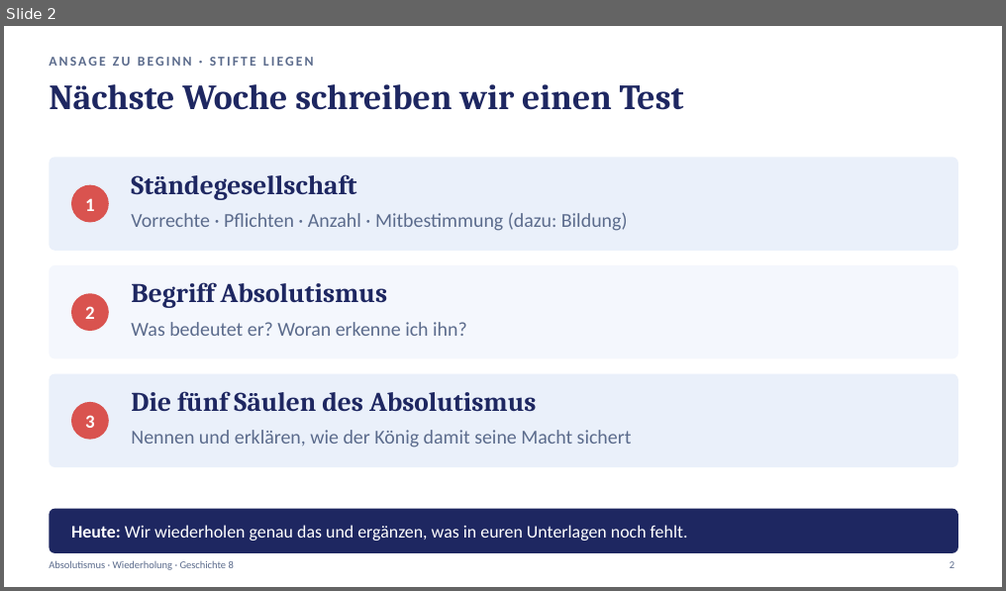
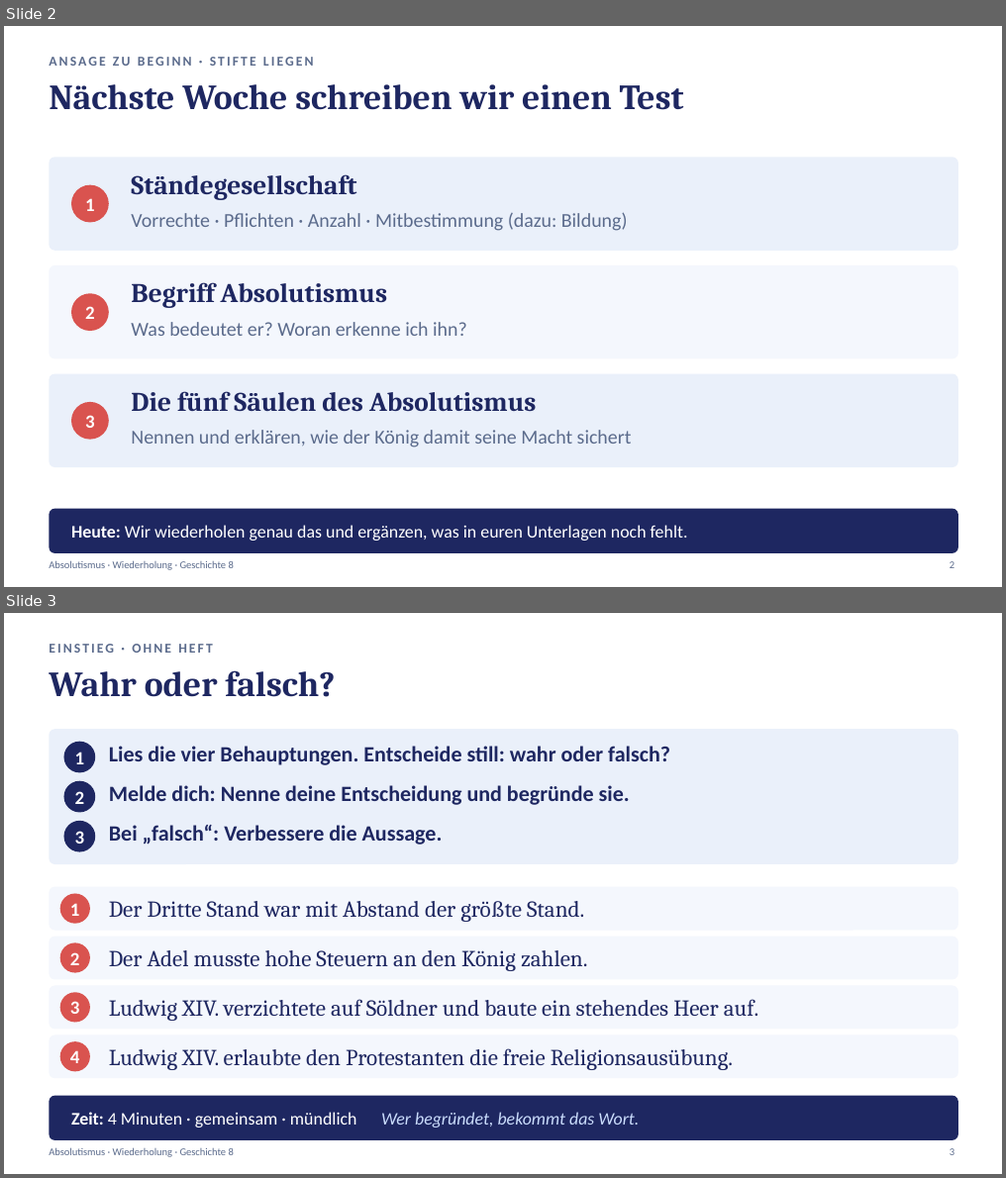
Before and after one commit to golzkonstantin-gif/Schule, a slide deck: Geschichte_8/Absolutismus_Wiederholung/Praesentation_Absolutismus_Wiederholung.pptx. Shown one above the other, each under a label of ours: slide 2 before the commit, slides 2 and 3 after it. The pictures are 1006x591 and 1006x1178 pixels, drawn with LibreOffice and Linux fonts; fonts in the diff are those of the drawing. Boxes give left, top, right and bottom in pixels: in the first picture for what was removed or moved away, otherwise in the second. Text is boxed around its words. In the diff, an @@ line names an element or a change of style, - is before the commit and + after.

```diff
--- a/Geschichte_8/Absolutismus_Wiederholung/Praesentation_Absolutismus_Wiederholung.pptx
+++ b/Geschichte_8/Absolutismus_Wiederholung/Praesentation_Absolutismus_Wiederholung.pptx
@@ slide 3 added at (x1=4, y1=613, x2=1002, y2=1174), background #FFFFFF @@
@@ text added at (x1=49, y1=644, x2=213, y2=653), 13 pt, text #5B6B8C, bold @@
+EINSTIEG · OHNE HEFT
@@ text added at (x1=49, y1=670, x2=335, y2=697), 34 pt, text #1E2761, bold @@
+Wahr oder falsch?
@@ rounded rectangle added at (x1=49, y1=729, x2=958, y2=864), fill #EAF0FA @@
@@ ellipse added at (x1=63, y1=742, x2=95, y2=773), fill #1E2761 @@
@@ text added at (x1=75, y1=752, x2=85, y2=764), 18 pt, text #FFFFFF, bold @@
+1
@@ text added at (x1=109, y1=746, x2=670, y2=765), 21 pt, text #1E2761, bold @@
+Lies die vier Behauptungen. Entscheide still: wahr oder falsch?
@@ ellipse added at (x1=63, y1=781, x2=95, y2=813), fill #1E2761 @@
@@ text added at (x1=109, y1=785, x2=630, y2=805), 21 pt, text #1E2761, bold @@
+Melde dich: Nenne deine Entscheidung und begründe sie.
@@ ellipse added at (x1=63, y1=820, x2=95, y2=852), fill #1E2761 @@
@@ text added at (x1=75, y1=791, x2=85, y2=804), 18 pt, text #FFFFFF, bold @@
+2
@@ text added at (x1=75, y1=831, x2=85, y2=844), 18 pt, text #FFFFFF, bold @@
+3
@@ text added at (x1=109, y1=825, x2=443, y2=845), 21 pt, text #1E2761, bold @@
+Bei „falsch“: Verbessere die Aussage.
@@ rounded rectangle added at (x1=49, y1=887, x2=958, y2=931), fill #F4F7FD @@
@@ ellipse added at (x1=60, y1=894, x2=90, y2=924), fill #D9534F @@
@@ text added at (x1=70, y1=903, x2=80, y2=916), 18 pt, text #FFFFFF, bold @@
+1
@@ text added at (x1=109, y1=901, x2=584, y2=922), 22 pt, text #1E2761 @@
+Der Dritte Stand war mit Abstand der größte Stand.
@@ rounded rectangle added at (x1=49, y1=937, x2=958, y2=980), fill #F4F7FD @@
@@ ellipse added at (x1=60, y1=943, x2=90, y2=973), fill #D9534F @@
@@ text added at (x1=70, y1=953, x2=80, y2=965), 18 pt, text #FFFFFF, bold @@
+2
@@ text added at (x1=109, y1=951, x2=588, y2=971), 22 pt, text #1E2761 @@
+Der Adel musste hohe Steuern an den König zahlen.
@@ rounded rectangle added at (x1=49, y1=986, x2=958, y2=1029), fill #F4F7FD @@
@@ ellipse added at (x1=60, y1=992, x2=90, y2=1023), fill #D9534F @@
@@ text added at (x1=70, y1=1001, x2=80, y2=1014), 18 pt, text #FFFFFF, bold @@
+3
@@ text added at (x1=109, y1=999, x2=758, y2=1021), 22 pt, text #1E2761 @@
+Ludwig XIV. verzichtete auf Söldner und baute ein stehendes Heer auf.
@@ rounded rectangle added at (x1=49, y1=1035, x2=958, y2=1078), fill #F4F7FD @@
@@ ellipse added at (x1=60, y1=1042, x2=90, y2=1072), fill #D9534F @@
@@ text added at (x1=70, y1=1051, x2=80, y2=1063), 18 pt, text #FFFFFF, bold @@
+4
@@ text added at (x1=109, y1=1049, x2=733, y2=1070), 22 pt, text #1E2761 @@
+Ludwig XIV. erlaubte den Protestanten die freie Religionsausübung.
@@ rounded rectangle added at (x1=49, y1=1096, x2=958, y2=1141), fill #1E2761 @@
@@ text added at (x1=71, y1=1112, x2=639, y2=1128), 17 pt, text #FFFFFF @@
+Zeit: 4 Minuten · gemeinsam · mündlich Wer begründet, bekommt das Wort.
@@ text added at (x1=49, y1=1148, x2=234, y2=1157), 10 pt, text #5B6B8C @@
+Absolutismus · Wiederholung · Geschichte 8
@@ text added at (x1=949, y1=1149, x2=954, y2=1156), 10 pt, text #5B6B8C @@
+3
```
Also in this commit, not shown: 9 slides changed, 6 other files.
